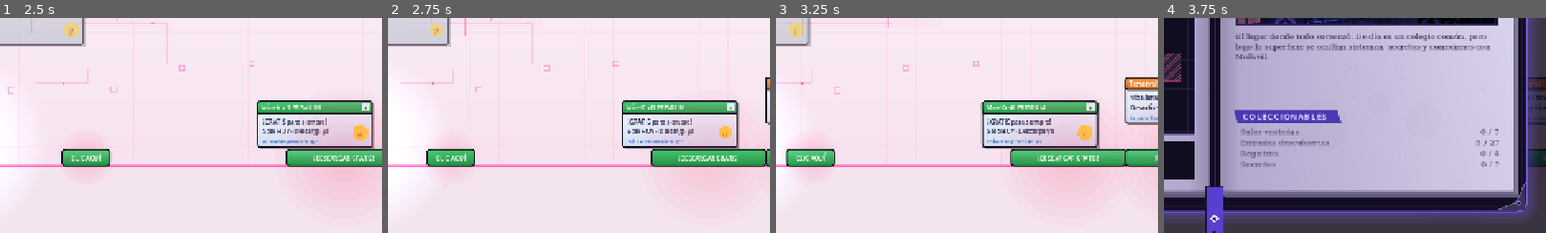
Above: before the commit, frames 1-4 (left to right).
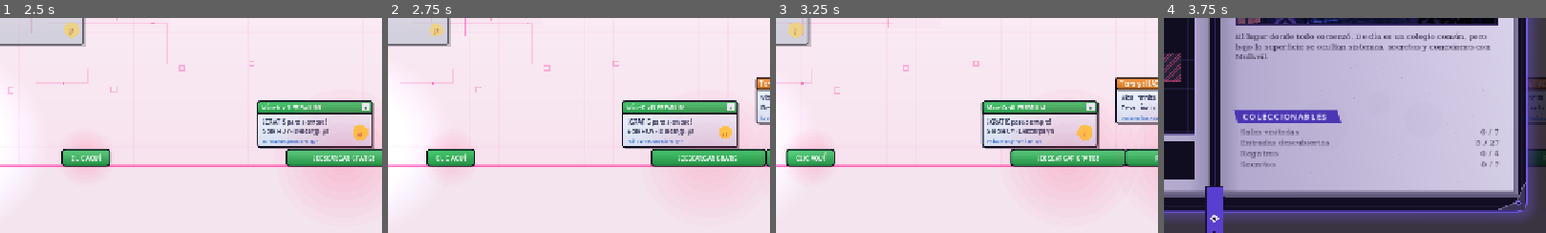
Above: after the commit, the same moments.

Repository: codingraphcr/schoolgame
Game: Godot game, scene res://world/zones/pc_profesor/escritorio.tscn
Two runs of this game, one before a commit and one after it. Both use one fixed random seed, a clock stepped at 60 frames per second and the inputs below. This scene is started directly instead of the project's main scene.
Inputs (mouse positions are % of the whole screen's width and height, from its top left):
- Up to frame 1 (2.5 s): tap Enter (ui_accept) at 0.5 s; move the mouse to (72, 45) at 0.52 s; hold D (move_right) 0.53-1.25 s; tap K (aegis_fire) at 0.6 s; click (72, 45) at 0.67 s; tap Space (jump) at 0.77 s; drag from (30, 55) to (1, 49) at 1.27 s; move the mouse to (60, 28) at 2.02 s; hold D (move_right) from 2.03 s (still down); hold J (attack) from 2.03 s (still down)
- Up to frame 2 (2.75 s): keep holding D (move_right); keep holding J (attack)
- Up to frame 3 (3.25 s): release D (move_right) at 2.75 s; release J (attack) at 2.75 s; drag from (45, 70) to (92, 83) at 2.77 s
- Up to frame 4 (3.75 s): move the mouse to (80, 65) at 3.52 s; hold A (move_left) from 3.53 s (still down); hold G (grimorio) from 3.53 s (still down)
The pictures show only the part of the screen within x 50-100%, y 50-100%; the shares and areas given below are measured in that part.

Frame 1 is identical in both runs. In frame 2, 0.6% of the frame differs, in the area x 96-100%, y 27-50%; in frame 3, 1.0%, in the area x 88-100%, y 27-50%; in frame 4, less than 0.1%.

Commit message:
PC del profesor: solo puntos de control, y saltos ajustados a caminar
- En la PC (prólogo y combate) no hay computadoras de guardado: vuelven los
  puntos de restauración, que son solo puntos de control. La de la Entrada sigue.
- Kai camina a 130 px/s (su salto alcanza ~8 px menos que corriendo): los saltos
  entre pop-ups son 8 px más cortos, los fosos de trampas terminan antes y las
  vallas van cada 122 px. La ruta del bot pasa con los nuevos valores.

Co-Authored-By: Claude Opus 5.5 <noreply@anthropic.com>

Diff:
--- a/tests/test_combat.gd
+++ b/tests/test_combat.gd
@@ -172,7 +172,7 @@
 	# Kai llega caminando (pasa por el punto de restauración del final).
 	player.teleport_to(Vector2(2940, 304))
 	await _walk_to(player, 3172.0)
-	_check(room.checkpoint == room.get_node("SavePointFinal"), "hay una computadora segura justo antes del combate")
+	_check(room.checkpoint == room.get_node("RestorePointFinal"), "hay un punto de restauración (solo de control) justo antes del combate")
 	_check(tab._prompt.visible and tab._prompt.text == "E: cambiar la contraseña", "la pestaña ofrece «E: cambiar la contraseña»")
 
 	_action("interact")
@@ -211,7 +211,7 @@
 	await _until(func() -> bool: return not player.health.is_dead() and not player.controls_locked)
 	_check(not fight.running and not barrier.active and not is_instance_valid(fight.enemy), "si Kai muere, el combate se cancela")
 	_check(not room.get_node("SpamMail/MailRainFight").is_processing(), "fuera de la pelea no cae la lluvia de la arena")
-	_check(absf(player.global_position.x - 2975.0) < 2.0, "Kai reaparece en la computadora segura (x=%.0f)" % player.global_position.x)
+	_check(absf(player.global_position.x - 2975.0) < 2.0, "Kai reaparece en el punto de restauración (x=%.0f)" % player.global_position.x)
 	_check(state.get_current_step(&"contrasena_profesor") == &"cambiar_contrasena", "la misión sigue en «cambiar la contraseña»")
 
 	# Reintentar y ganar.
--- a/tests/test_spam_level.gd
+++ b/tests/test_spam_level.gd
@@ -134,8 +134,8 @@
 	await _drop_on(Vector2(500, 280))
 	await _hop(530.0, 250.0, "suelo → pop-up MineKraft")
 	await _hop(624.0, 230.0, "MineKraft → Terrarya")
-	await _hop(748.0, 244.0, "Terrarya → GTA 6 (se cierra)")
-	await _hop(872.0, FLOOR_Y, "GTA 6 → suelo después de las trampas", 0.0)
+	await _hop(740.0, 244.0, "Terrarya → GTA 6 (se cierra)")
+	await _hop(856.0, FLOOR_Y, "GTA 6 → suelo después de las trampas", 0.0)
 	_check(player.global_position.x > 940.0 and _hurts == 0, "la primera zona de trampas se cruza sin daño (x=%.0f)" % player.global_position.x)
 	# Zona de pop-ups que se mueven.
 	var moving := room.get_node("SpamPopups/Popup4") as SpamPopup
@@ -149,23 +149,23 @@
 	await _hop(992.0, 250.0, "suelo → Fortnait (se mueve)")
 	# Corre sobre el pop-up mientras avanza y salta al siguiente desde la mitad del recorrido.
 	await _hop(1110.0, 226.0, "Fortnait → Robucks")
-	await _hop(1268.0, FLOOR_Y, "Robucks → suelo después de las trampas", 0.0)
+	await _hop(1260.0, FLOOR_Y, "Robucks → suelo después de las trampas", 0.0)
 	_check(player.global_position.x > 1300.0 and _hurts == 0, "la segunda zona de trampas se cruza sin daño (x=%.0f)" % player.global_position.x)
 	# Punto de restauración: desde aquí, morir ya no devuelve al principio.
-	var restore := room.get_node("SavePointSpam") as SavePoint
+	var restore := room.get_node("RestorePoint") as RestorePoint
 	await _walk_to(1410.0)
-	_check(room.checkpoint == restore and restore.active, "pasar por la computadora segura la vuelve punto de control")
+	_check(room.checkpoint == restore and restore.active, "pasar por el punto de restauración lo activa (es solo un punto de control)")
 	# Zona C: escalera de pop-ups (el último sube y baja) sobre un foso de trampas.
 	_hurts = 0
 	await _hop(1474.0, 246.0, "suelo → Stim")
 	await _hop(1568.0, 226.0, "Stim → Pokimon (se cierra)")
-	await _hop(1688.0, 218.0, "Pokimon → Clash Royal (sube y baja)", 20.0)  # Se mueve entre y=200 y y=236.
+	await _hop(1680.0, 218.0, "Pokimon → Clash Royal (sube y baja)", 20.0)  # Se mueve entre y=200 y y=236.
 	await _walk_to(1830.0)
 	_check(player.global_position.x > 1800.0 and player.is_on_floor() and _hurts == 0,
 		"la tercera zona de trampas se cruza sin daño (x=%.0f)" % player.global_position.x)
 	# Zona D: vallas cortas (bajo la lluvia de correos en el juego).
 	_hurts = 0
-	for trap_x in [1900.0, 2030.0, 2160.0]:
+	for trap_x in [1900.0, 2022.0, 2144.0]:
 		await _hop(trap_x - 32.0, FLOOR_Y, "valla en x=%.0f" % trap_x, 0.0)
 	_check(_hurts == 0, "las vallas se saltan sin daño (x=%.0f)" % player.global_position.x)
 	# Zona E: foso largo con un pop-up que se mueve y otro que se cierra.
@@ -174,18 +174,18 @@
 	var sliding := room.get_node("SpamPopups/Popup10") as SpamPopup
 	for i in 400:
 		await physics_frame
-		if sliding.global_position.x < 2448.0:
+		if sliding.global_position.x < 2440.0:
 			break
 	await _hop(2408.0, 238.0, "Fri Fayer → Valorante (se mueve)")
-	await _hop(2560.0, 230.0, "Valorante → Brawl Starz (se cierra)")
-	await _hop(2748.0, 240.0, "Brawl Starz → Zeldo")
+	await _hop(2552.0, 230.0, "Valorante → Brawl Starz (se cierra)")
+	await _hop(2734.0, 240.0, "Brawl Starz → Zeldo")
 	await _walk_to(2920.0)
 	_check(player.global_position.x > 2880.0 and player.is_on_floor() and _hurts == 0,
 		"el foso largo se cruza sin daño (x=%.0f)" % player.global_position.x)
 	# Morir después del punto de restauración devuelve a él, no al principio.
 	player.damage.died.emit()
 	await _until(func() -> bool: return absf(player.global_position.x - restore.global_position.x) < 2.0)
-	_check(absf(player.global_position.x - restore.global_position.x) < 2.0, "al morir, Kai reaparece en la computadora segura")
+	_check(absf(player.global_position.x - restore.global_position.x) < 2.0, "al morir, Kai reaparece en el punto de restauración")
 	await _until(func() -> bool: return not player.damage.is_respawning and not player.controls_locked)
 
 
--- a/world/zones/pc_profesor/escritorio.tscn
+++ b/world/zones/pc_profesor/escritorio.tscn
@@ -16,7 +16,7 @@
 [ext_resource type="Script" path="res://world/zones/pc_profesor/account_tab.gd" id="9_huro6"]
 [ext_resource type="Script" path="res://systems/quests/quest_trigger.gd" id="10_iofjp"]
 [ext_resource type="Resource" path="res://data/dialogues/prologo/pc_error_encontrado.tres" id="11_uw1aa"]
-[ext_resource type="Script" path="res://world/digital/save_point.gd" id="12_rstpt"]
+[ext_resource type="Script" path="res://world/digital/restore_point.gd" id="12_rstpt"]
 [ext_resource type="Script" path="res://world/digital/terminal_station.gd" id="13_trmst"]
 [ext_resource type="Resource" path="res://data/terminals/pc_profesor_cuenta.tres" id="14_trmch"]
 [ext_resource type="Resource" path="res://data/dialogues/prologo/pc_configuracion_encontrada.tres" id="15_cfgok"]
@@ -199,7 +199,7 @@
 accent = Color(0.18431373, 0.7490196, 0.3529412, 1)
 
 [node name="Popup2" type="AnimatableBody2D" parent="SpamPopups" unique_id=1383262591]
-position = Vector2(656, 230)
+position = Vector2(648, 230)
 script = ExtResource("3_5lg4o")
 size = Vector2(100, 38)
 ad_title = "Terrarya HACK"
@@ -208,7 +208,7 @@
 accent = Color(1, 0.54901963, 0.16470589, 1)
 
 [node name="Popup3" type="AnimatableBody2D" parent="SpamPopups" unique_id=1331003662]
-position = Vector2(780, 244)
+position = Vector2(764, 244)
 script = ExtResource("3_5lg4o")
 size = Vector2(100, 38)
 ad_title = "GTA 6 ANTICIPADO"
@@ -228,7 +228,7 @@
 move_offset = Vector2(120, 0)
 
 [node name="Popup5" type="AnimatableBody2D" parent="SpamPopups" unique_id=510920011]
-position = Vector2(1176, 226)
+position = Vector2(1168, 226)
 script = ExtResource("3_5lg4o")
 size = Vector2(100, 38)
 ad_title = "Robucks GRATIS"
@@ -247,7 +247,7 @@
 accent = Color(0.1764706, 0.43529412, 0.83137256, 1)
 
 [node name="Popup7" type="AnimatableBody2D" parent="SpamPopups" unique_id=1199130909]
-position = Vector2(1600, 226)
+position = Vector2(1592, 226)
 script = ExtResource("3_5lg4o")
 size = Vector2(96, 38)
 ad_title = "Pokimon GO+"
@@ -257,7 +257,7 @@
 closes_when_stepped = true
 
 [node name="Popup8" type="AnimatableBody2D" parent="SpamPopups" unique_id=1489847499]
-position = Vector2(1720, 236)
+position = Vector2(1704, 236)
 script = ExtResource("3_5lg4o")
 size = Vector2(96, 38)
 ad_title = "Clash Royal GEMAS"
@@ -277,7 +277,7 @@
 accent = Color(1, 0.54901963, 0.16470589, 1)
 
 [node name="Popup10" type="AnimatableBody2D" parent="SpamPopups" unique_id=2146445860]
-position = Vector2(2440, 238)
+position = Vector2(2432, 238)
 script = ExtResource("3_5lg4o")
 size = Vector2(96, 38)
 ad_title = "Valorante PUNTOS"
@@ -288,7 +288,7 @@
 move_time = 1.8
 
 [node name="Popup11" type="AnimatableBody2D" parent="SpamPopups" unique_id=320410946]
-position = Vector2(2660, 230)
+position = Vector2(2646, 230)
 script = ExtResource("3_5lg4o")
 size = Vector2(96, 38)
 ad_title = "Brawl Starz"
@@ -298,7 +298,7 @@
 closes_when_stepped = true
 
 [node name="Popup12" type="AnimatableBody2D" parent="SpamPopups" unique_id=1998632805]
-position = Vector2(2780, 240)
+position = Vector2(2766, 240)
 script = ExtResource("3_5lg4o")
 size = Vector2(110, 38)
 ad_title = "Zeldo PIRATA"
@@ -377,7 +377,7 @@
 collision_layer = 16
 collision_mask = 0
 script = ExtResource("6_4nbd3")
-size = Vector2(92, 14)
+size = Vector2(76, 14)
 is_hazard = true
 
 [node name="Trap6" type="Area2D" parent="TrapAds" unique_id=868703213]
@@ -429,7 +429,7 @@
 collision_layer = 16
 collision_mask = 0
 script = ExtResource("6_4nbd3")
-size = Vector2(100, 14)
+size = Vector2(92, 14)
 label = "¡GANASTE!"
 is_hazard = true
 
@@ -443,7 +443,7 @@
 is_hazard = true
 
 [node name="Trap13" type="Area2D" parent="TrapAds" unique_id=1295201396]
-position = Vector2(2030, 304)
+position = Vector2(2022, 304)
 collision_layer = 16
 collision_mask = 0
 script = ExtResource("6_4nbd3")
@@ -452,7 +452,7 @@
 is_hazard = true
 
 [node name="Trap14" type="Area2D" parent="TrapAds" unique_id=1003263729]
-position = Vector2(2160, 304)
+position = Vector2(2144, 304)
 collision_layer = 16
 collision_mask = 0
 script = ExtResource("6_4nbd3")
@@ -508,7 +508,7 @@
 collision_layer = 16
 collision_mask = 0
 script = ExtResource("6_4nbd3")
-size = Vector2(80, 14)
+size = Vector2(72, 14)
 label = "CLIC AQUÍ"
 is_hazard = true
 
@@ -570,10 +570,9 @@
 width = 640.0
 interval = 1.8
 
-[node name="SavePointSpam" type="Area2D" parent="." unique_id=1760161149]
+[node name="RestorePoint" type="Area2D" parent="." unique_id=1760161149]
 position = Vector2(1400, 304)
 script = ExtResource("12_rstpt")
-save_id = &"pc_spam"
 
 [node name="TerminalStation" type="Area2D" parent="." unique_id=1816087198]
 position = Vector2(3036, 304)
@@ -585,10 +584,9 @@
 prompt_text = "E: abrir la terminal"
 prompt_offset = Vector2(-40, -80)
 
-[node name="SavePointFinal" type="Area2D" parent="." unique_id=1952099019]
+[node name="RestorePointFinal" type="Area2D" parent="." unique_id=1952099019]
 position = Vector2(2975, 304)
 script = ExtResource("12_rstpt")
-save_id = &"pc_final"
 
 [node name="ArenaBarrier" type="StaticBody2D" parent="." unique_id=2137822335]
 position = Vector2(2992, 304)
Not shown, added: tests/test_save.gd.uid
Not shown, changed: docs/arquitectura.md
